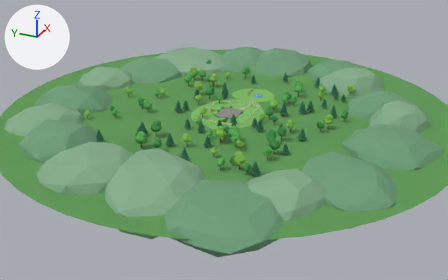
The Blender file assets/outdoor.blend: old version first, new version second.
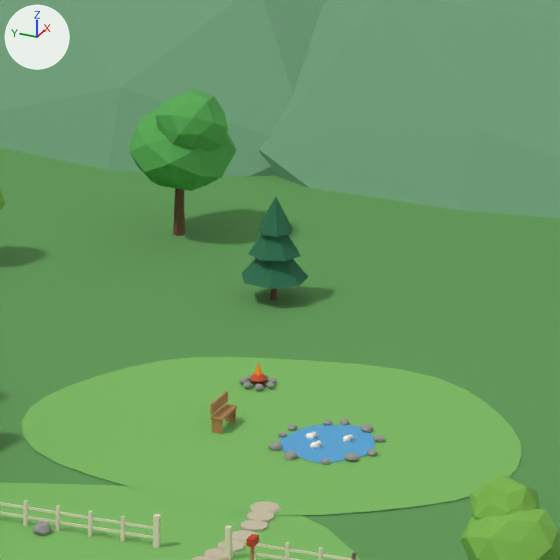
Old and new are each drawn from a 50 mm camera at (-209.6, -92.2, 92.6) aimed at (-4.1, 0.3, -10.2) and again close up on the part from 51% to 62% of the width and 21% to 38% of the height. The axes (+X, +Y, +Z) are drawn at upper left. The lights are the same throughout. The older version's two pictures come first.

Script lines for the objects in view, before the commit:
```python
me_out_pine = bpy.data.meshes.new('OUT_pine')
me_out_pine.from_pydata(...)  # 3024 vertices, 864 faces; spans x -46.7..46.4, y -40.4..32.9, z 0.6..6.0
me_out_pine.materials.append(mat_out_pine)  # dark green #2c6e4f
me_out_trunk = bpy.data.meshes.new('OUT_trunk')
me_out_trunk.from_pydata(...)  # 3420 vertices, 762 faces; spans x -46.2..47.7, y -43.8..47.9, z -0.2..2.1
me_out_trunk.materials.append(mat_out_trunk)  # brown #70503a
me_out_wood = bpy.data.meshes.new('OUT_wood')
me_out_wood.from_pydata(...)  # 216 vertices, 54 faces; spans x -2.2..23.8, y -5.7..6.8, z -0.2..1.0
me_out_wood.materials.append(mat_out_wood)  # orange #b98756
ob_out_pine = bpy.data.objects.new('OUT_pine', me_out_pine)
ob_out_pine.location = (0.0, 0.0, 0.0)
ob_out_trunk = bpy.data.objects.new('OUT_trunk', me_out_trunk)
ob_out_trunk.location = (0.0, 0.0, 0.0)
ob_out_wood = bpy.data.objects.new('OUT_wood', me_out_wood)
ob_out_wood.location = (0.0, 0.0, 0.0)
# also in view: 'OUT_fence' at (0.0, 0.2, 0.4); 'OUT_path' at (10.9, -3.3, -0.1); 'OUT_grass_yard' at (7.3, 0.0, -0.2); 'OUT_grass_far' at (0.0, 0.0, -0.2); 'OUT_leaf_c' at (-2.1, 3.5, 3.6)
```
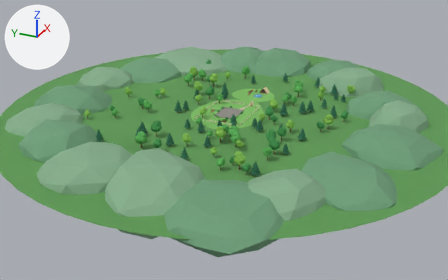
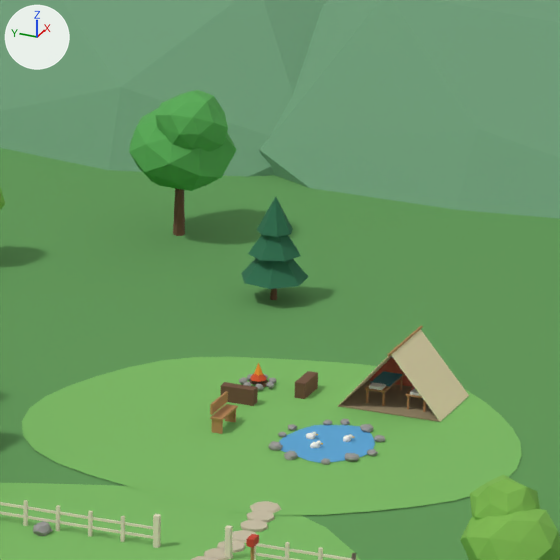
Not visible in the close-ups: 'OUT_blanket_b'.

The change, as a list of edits to the scene's bpy script:
```text
Change me_out_trunk:
    remove me_out_trunk.from_pydata(...)  # 3420 vertices, 762 faces; spans x -46.2..47.7, y -43.8..47.9, z -0.2..2.1
    add me_out_trunk.from_pydata(...)  # 3468 vertices, 774 faces; spans x -46.2..47.7, y -43.8..47.9, z -0.2..2.1
    me_out_trunk part 1
    32 vertices are added at x 25.5..28.2, y -0.9..1.9, z -0.2..0.5
    16 new vertices lie (0.0, 0.0, 0.7) away from vertices in x 25.5..28.2, y -0.9..1.9, z -0.2
    12 new faces join them
Change me_out_wood:
    remove me_out_wood.from_pydata(...)  # 216 vertices, 54 faces; spans x -2.2..23.8, y -5.7..6.8, z -0.2..1.0
    add me_out_wood.from_pydata(...)  # 504 vertices, 126 faces; spans x -2.2..29.9, y -5.7..6.8, z -0.2..2.3
    me_out_wood part 2: 168 vertices added at x 26.5..29.9, y -5.5..-3.1, z -0.1..2.3
    other edits to the shape of me_out_wood do not show in these pictures
Add ob_out_pillow:
    ob_out_pillow = bpy.data.objects.new('OUT_pillow', me_out_pillow)  # 48 vertices, 12 faces; spans x 27.35..27.75, y -5.35..-3.25, z 0.5..0.6; in mat_out_pillow (white #f4efe6)
    ob_out_pillow.location = (0.0, 0.0, 0.0)
Add ob_out_blanket_b:
    ob_out_blanket_b = bpy.data.objects.new('OUT_blanket_b', me_out_blanket_b)  # 24 vertices, 6 faces; spans x 27.85..29.15, y -5.48..-4.72, z 0.495..0.545; in mat_out_blanket_b (pink #e08a78)
    ob_out_blanket_b.location = (0.0, 0.0, 0.0)
Add ob_out_blanket_a:
    ob_out_blanket_a = bpy.data.objects.new('OUT_blanket_a', me_out_blanket_a)  # 24 vertices, 6 faces; spans x 27.85..29.15, y -3.88..-3.12, z 0.495..0.545; in mat_out_blanket_a (cyan #4f8f98)
    ob_out_blanket_a.location = (0.0, 0.0, 0.0)
Add ob_out_tent_floor:
    ob_out_tent_floor = bpy.data.objects.new('OUT_tent_floor', me_out_tent_floor)  # 24 vertices, 6 faces; spans x 26.7..29.7, y -6.3..-2.3, z -0.12..-0.1; in mat_out_tent_floor (brown #9b8b6a)
    ob_out_tent_floor.location = (0.0, 0.0, 0.0)
Add ob_out_canvas_acc:
    ob_out_canvas_acc = bpy.data.objects.new('OUT_canvas_acc', me_out_canvas_acc)  # 18 vertices, 5 faces; spans x 29.7..29.73, y -6.3..-2.3, z -0.12..2.2; in mat_out_canvas_acc (orange #c9694c)
    ob_out_canvas_acc.location = (0.0, 0.0, 0.0)
Add ob_out_canvas_south:
    ob_out_canvas_south = bpy.data.objects.new('OUT_canvas_south', me_out_canvas_south)  # 24 vertices, 6 faces; spans x 26.7..29.7, y -6.31..-4.29, z -0.13..2.21; in mat_out_canvas_south (beige #ecdcb4)
    ob_out_canvas_south.location = (0.0, 0.0, 0.0)
Add ob_out_canvas:
    ob_out_canvas = bpy.data.objects.new('OUT_canvas', me_out_canvas)  # 24 vertices, 6 faces; spans x 26.7..29.7, y -4.31..-2.29, z -0.13..2.21; in mat_out_canvas (beige #ecdcb4)
    ob_out_canvas.location = (0.0, 0.0, 0.0)
```

Location of each change, [x1, y1, x2, y2] in pixels of the close-ups (560 x 560 px):
'OUT_canvas_south', added (beige): after [391, 329, 469, 422]
'OUT_tent_floor', added (brown): after [339, 380, 468, 422]
'OUT_trunk', reshaped: before [173, 188, 277, 387]; after [173, 188, 318, 406]
'OUT_wood', reshaped: before [210, 391, 254, 560]; after [210, 326, 426, 560]
'OUT_canvas_acc', added: after [369, 357, 466, 391]
'OUT_blanket_a', added: after [370, 371, 402, 386]
'OUT_canvas', added: after [338, 355, 392, 406]
'OUT_pillow', added: after [369, 382, 421, 396]
part 1 of me_out_trunk, added (brown): after [220, 371, 318, 406]
part 2 of me_out_wood, added: after [364, 326, 423, 398]
